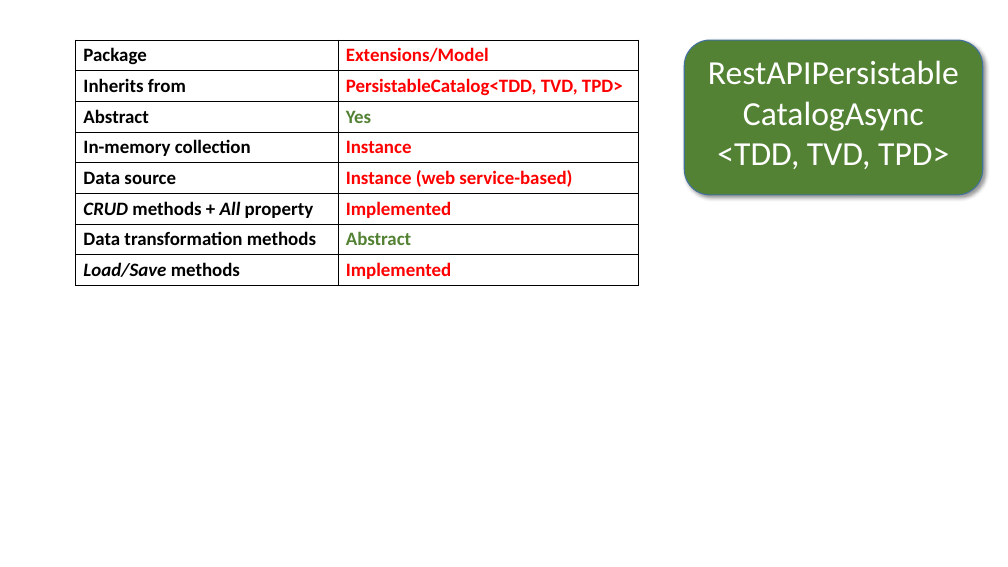
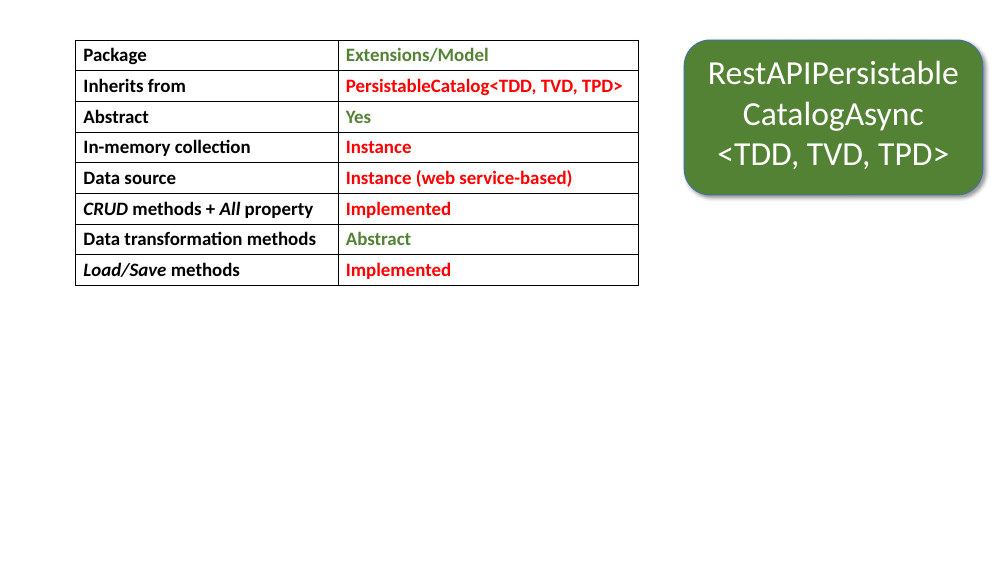
Before and after one commit to perl-easj/Teaching-materials, a slide deck: slide 242 of CSharpProgramming/Presentations/MVVMStarter/MVVMStarter2018 Class Library.pptx (slide 240 before the commit). Drawn at 1008x567 pixels with LibreOffice and Linux fonts; fonts in the diff are those of the drawing. Boxes give left, top, right and bottom in pixels: in the first picture for what was removed or moved away, otherwise in the second. Text is boxed around its words. In the diff, an @@ line names an element or a change of style, - is before the commit and + after.

```diff
--- a/CSharpProgramming/Presentations/MVVMStarter/MVVMStarter2018 Class Library.pptx
+++ b/CSharpProgramming/Presentations/MVVMStarter/MVVMStarter2018 Class Library.pptx
@@ table at box(76, 40, 638, 285) @@
@@ text colour #FF0000 to #548235 in "Extensions/Model" @@
```
Also in this commit, not shown: 20 other slides changed, 2 slides added.
